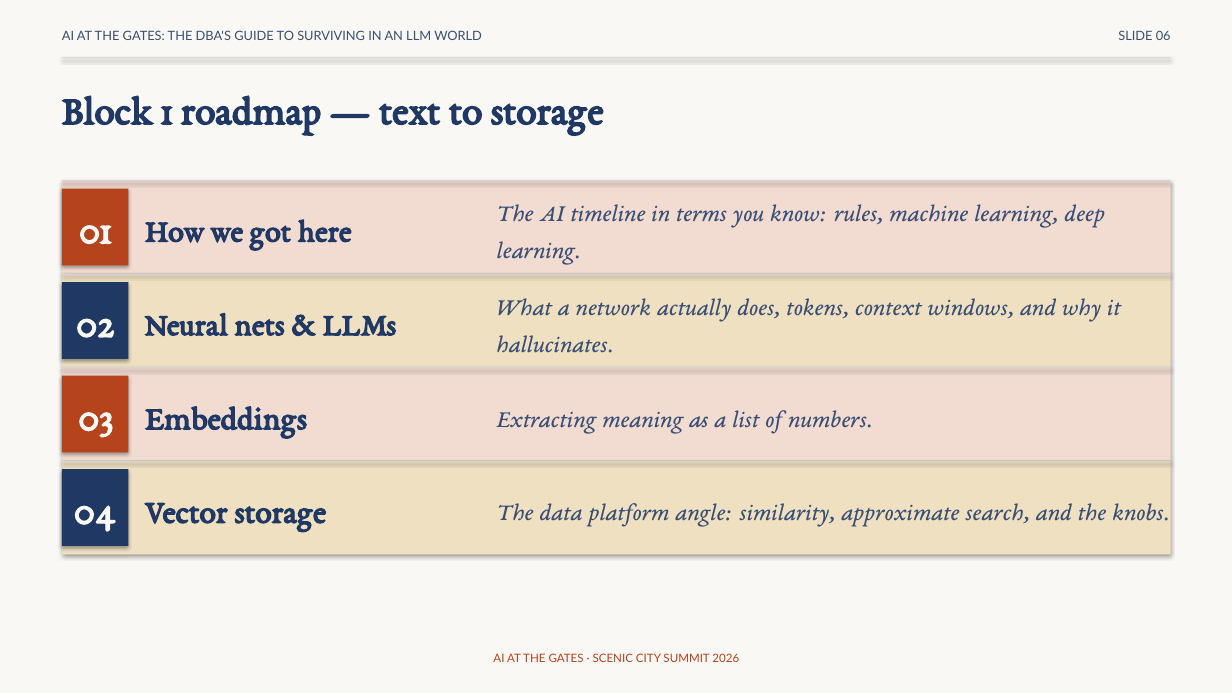
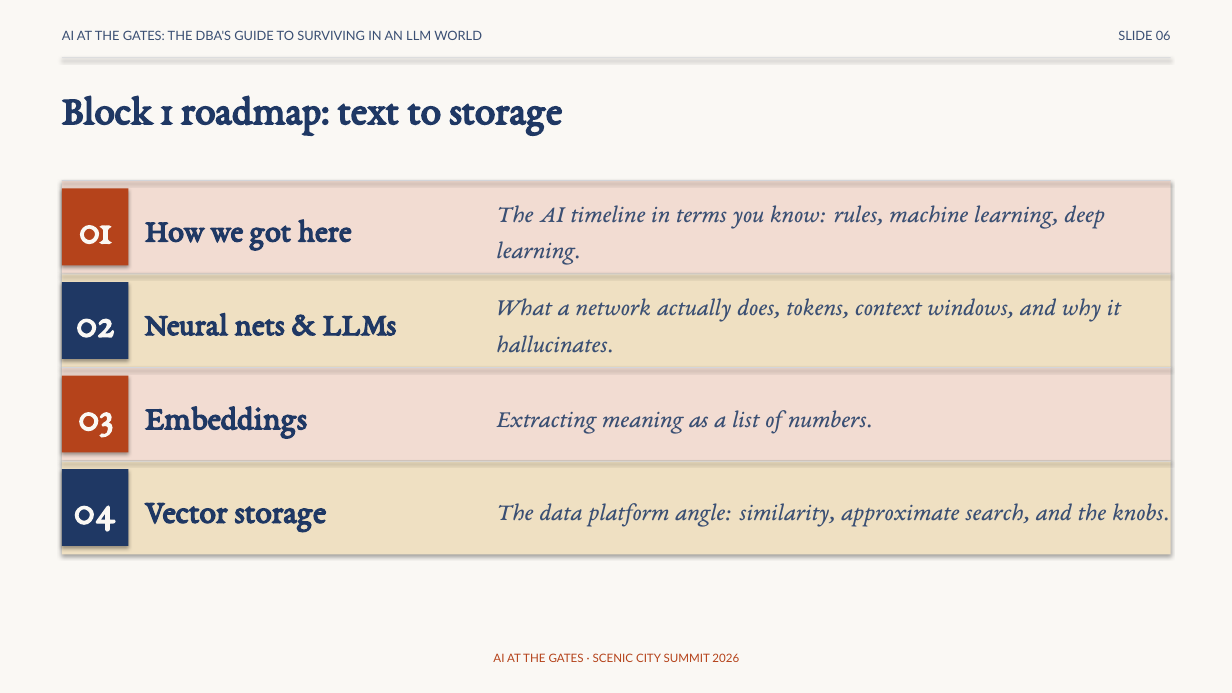
Before and after one commit to feaselkl/AI-at-the-Gates, a slide deck: slide 6 of slides/scenic-city-aigates-precon.pptx. Drawn at 1232x693 pixels with LibreOffice and Linux fonts; fonts in the diff are those of the drawing. Boxes give left, top, right and bottom in pixels: in the first picture for what was removed or moved away, otherwise in the second. Text is boxed around its words. In the diff, an @@ line names an element or a change of style, - is before the commit and + after.

```diff
--- a/slides/scenic-city-aigates-precon.pptx
+++ b/slides/scenic-city-aigates-precon.pptx
@@ text at [62, 95, 562, 135]: text changed @@
-Block 1 roadmap — text to storage
+Block 1 roadmap: text to storage
```
Also in this commit, not shown: 6 slides added, 11 other files.
